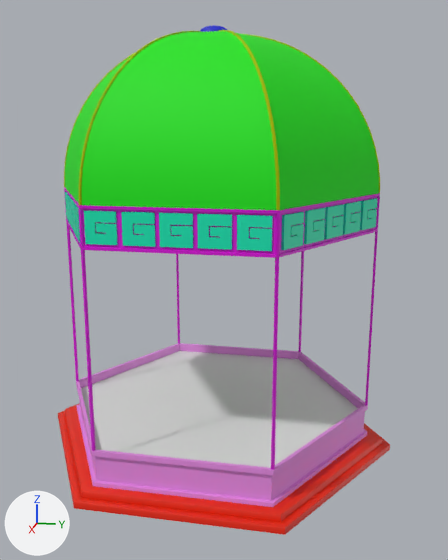
The Blender file Assets/RESOURCES/Models/FarmLevel3.blend as it was, and as the next commit left it.
Before and after are seen from a 50 mm lens placed at (6.19, 1.34, 3.31), pointed at (0.07, 0.11, 1.77). Lighting does not change. The marker at lower left points along +X, +Y and +Z.

Objects in the first picture: 'Base', 'Columns', 'HexagonBase', 'Icons', 'Roof', 'RoofDetails', 'Terrain'.
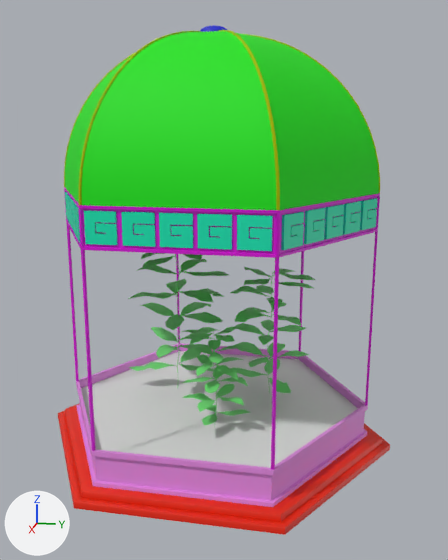
Diff of the bpy script that builds the scene:
```diff
--- a/Assets/RESOURCES/Models/FarmLevel3.blend.py
+++ b/Assets/RESOURCES/Models/FarmLevel3.blend.py
@@ mat_largeseaweed @@
+mat_largeseaweed = principled_material('LargeSeaweed')
+mat_largeseaweed.base_color = (0.179, 0.8, 0.197)  # green #75e77b
@@ me_cylinder_005 @@
+me_cylinder_005.from_pydata(...)  # 675 vertices, 676 faces; spans x -0.337..0.355, y -0.369..0.333, z -0.533..0.541
+me_cylinder_005.polygons.foreach_set('use_smooth', [True] * 676)
+me_cylinder_005.materials.append(mat_largeseaweed)  # green #75e77b
@@ me_cylinder_004 @@
+me_cylinder_004.from_pydata(...)  # 675 vertices, 676 faces; spans x -0.53..0.56, y -0.56..0.59, z -0.87..0.88
+me_cylinder_004.polygons.foreach_set('use_smooth', [True] * 676)
+me_cylinder_004.materials.append(mat_largeseaweed)  # green #75e77b
@@ me_cylinder @@
+me_cylinder.from_pydata(...)  # 675 vertices, 676 faces; spans x -0.478..0.461, y -0.453..0.506, z -0.73..0.741
+me_cylinder.polygons.foreach_set('use_smooth', [True] * 676)
+me_cylinder.materials.append(mat_largeseaweed)  # green #75e77b
@@ ob_alga_002 @@
+ob_alga_002 = bpy.data.objects.new('Alga.002', me_cylinder_005)
+ob_alga_002.location = (0.62, 0.15, 0.88)
@@ ob_alga_001 @@
+ob_alga_001 = bpy.data.objects.new('Alga.001', me_cylinder_004)
+ob_alga_001.location = (-0.3, -0.48, 1.2)
@@ ob_alga @@
+ob_alga = bpy.data.objects.new('Alga', me_cylinder)
+ob_alga.location = (-0.3, 0.53, 1.06)
```

Boxes [x1, y1, x2, y2] around the edits, measured in the pictures (448 x 560 px):
'Alga.001', added (green): after [129, 253, 228, 388]
'Alga', added (green): after [230, 267, 315, 393]
'Alga.002', added (green): after [181, 326, 251, 427]
